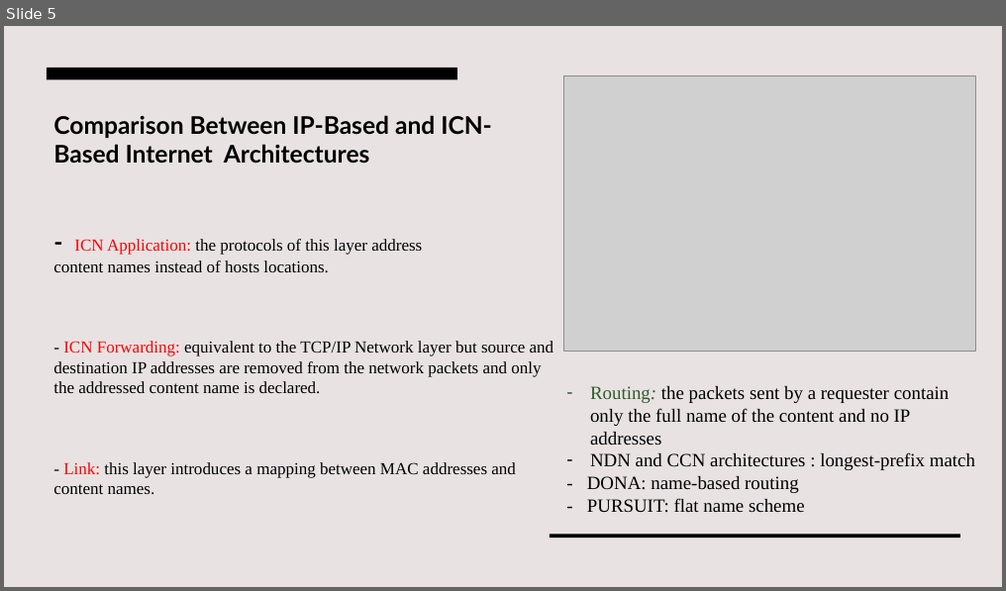
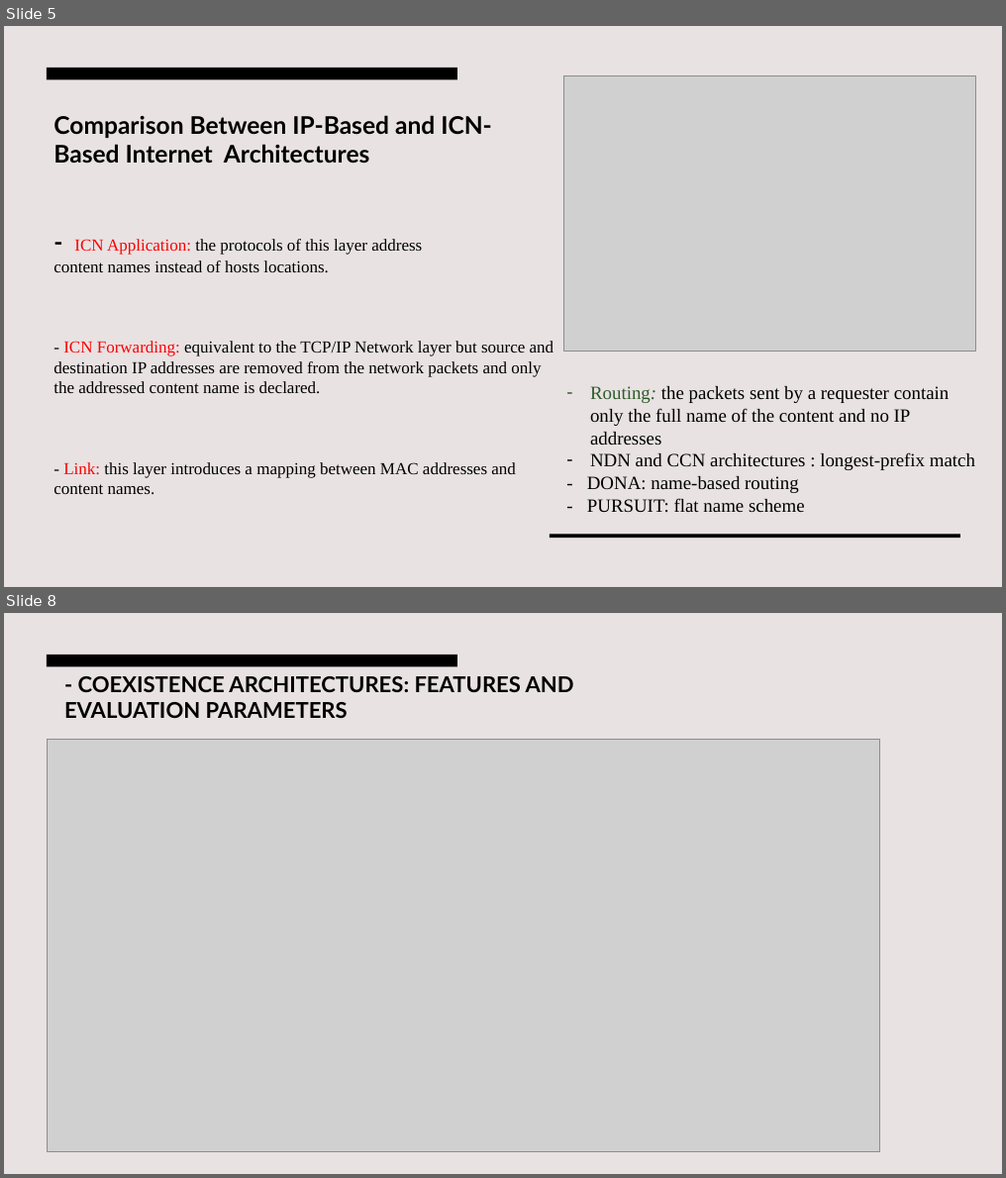
Before and after one commit to NazeerPD/CNS, a slide deck: ICN-IP Coexistence Solutions.pptx. Shown one above the other, each under a label of ours: slide 5 before the commit, slides 5 and 8 after it; the slides between them are not shown. The pictures are 1006x591 and 1006x1178 pixels, drawn with LibreOffice and Linux fonts; fonts in the diff are those of the drawing; grey boxes stand for pictures. Boxes give left, top, right and bottom in pixels: in the first picture for what was removed or moved away, otherwise in the second. Text is boxed around its words. In the diff, an @@ line names an element or a change of style, - is before the commit and + after.

```diff
--- a/ICN-IP Coexistence Solutions.pptx
+++ b/ICN-IP Coexistence Solutions.pptx
@@ slide 8 added at <box>4,613,1002,1174</box>, background #E8E2E3 @@
@@ rectangle added at <box>4,613,1002,1174</box>, fill #E8E2E3 @@
@@ rectangle added at <box>47,655,457,666</box>, fill #000000 @@
@@ text added at <box>64,676,574,718</box>, 21 pt, text #000000, bold @@
+- COEXISTENCE ARCHITECTURES: FEATURES AND
+EVALUATION PARAMETERS
@@ picture added at <box>47,740,879,1152</box> @@
```
Also in this commit, not shown: 1 slide changed, 5 other slides added, 1 slide removed.
